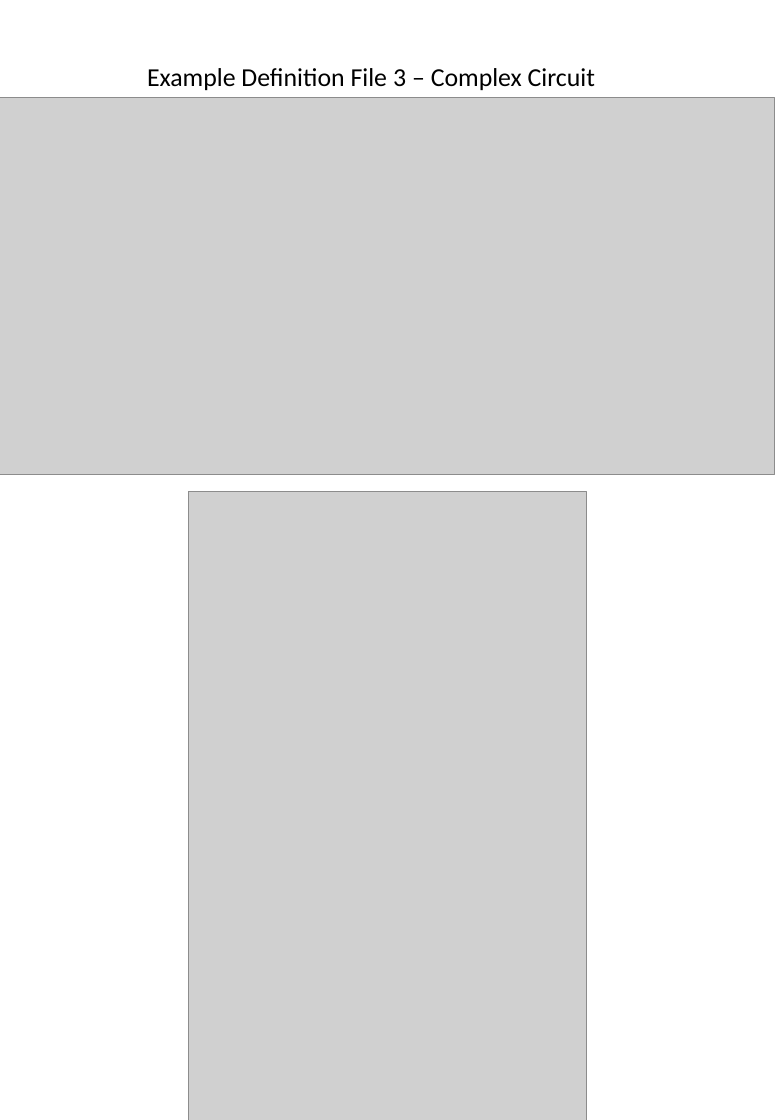
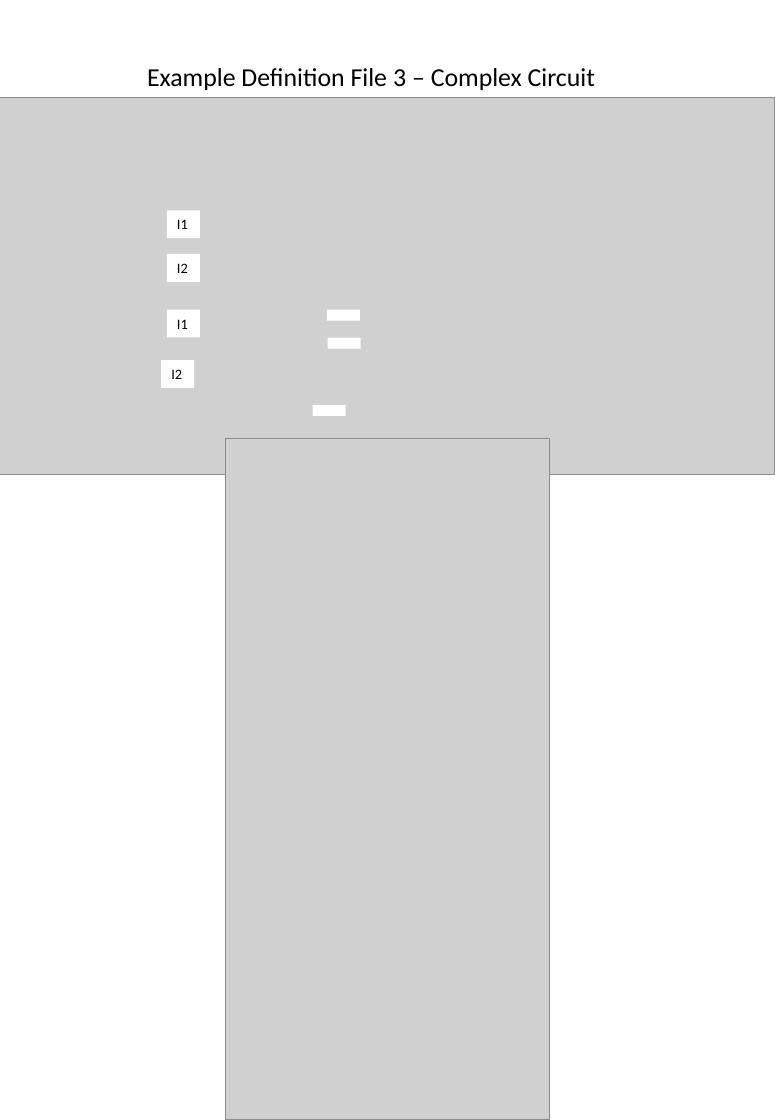
Before and after one commit to XiaoLuoLYG/GF2_Software, a slide deck: slide 3 of Definition_file_exmple.pptx (slide 2 before the commit). Drawn at 775x1120 pixels with LibreOffice and Linux fonts; fonts in the diff are those of the drawing; grey boxes stand for pictures. Boxes give left, top, right and bottom in pixels: in the first picture for what was removed or moved away, otherwise in the second. Text is boxed around its words. In the diff, an @@ line names an element or a change of style, - is before the commit and + after.

```diff
--- a/Definition_file_exmple.pptx
+++ b/Definition_file_exmple.pptx
@@ rectangle added at [166,211,199,239], fill #FFFFFF, 10 pt, text #000000 @@
+I1
@@ rectangle added at [166,254,199,282], fill #FFFFFF, 10 pt, text #000000 @@
+I2
@@ rectangle added at [166,310,199,338], fill #FFFFFF, 10 pt, text #000000 @@
+I1
@@ rectangle added at [327,310,360,321], fill #FFFFFF @@
@@ rectangle added at [328,337,361,348], fill #FFFFFF @@
@@ rectangle added at [161,360,194,388], fill #FFFFFF, 10 pt, text #000000 @@
+I2
@@ rectangle added at [313,405,346,416], fill #FFFFFF @@
@@ picture: place and size @@
-picture at [188,491,586,1120]
+picture at [226,438,550,1119]
```
Also in this commit, not shown: 1 other slide changed, 1 slide added, 3 other files.
